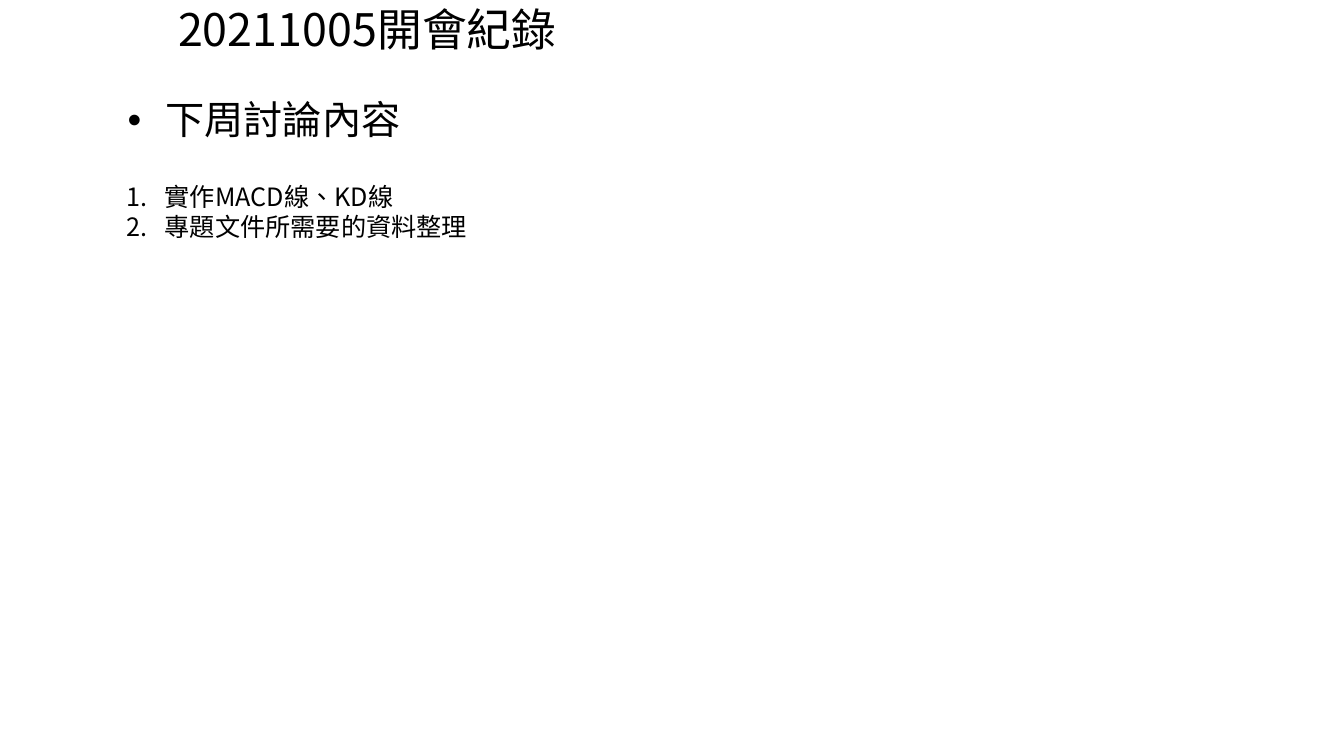
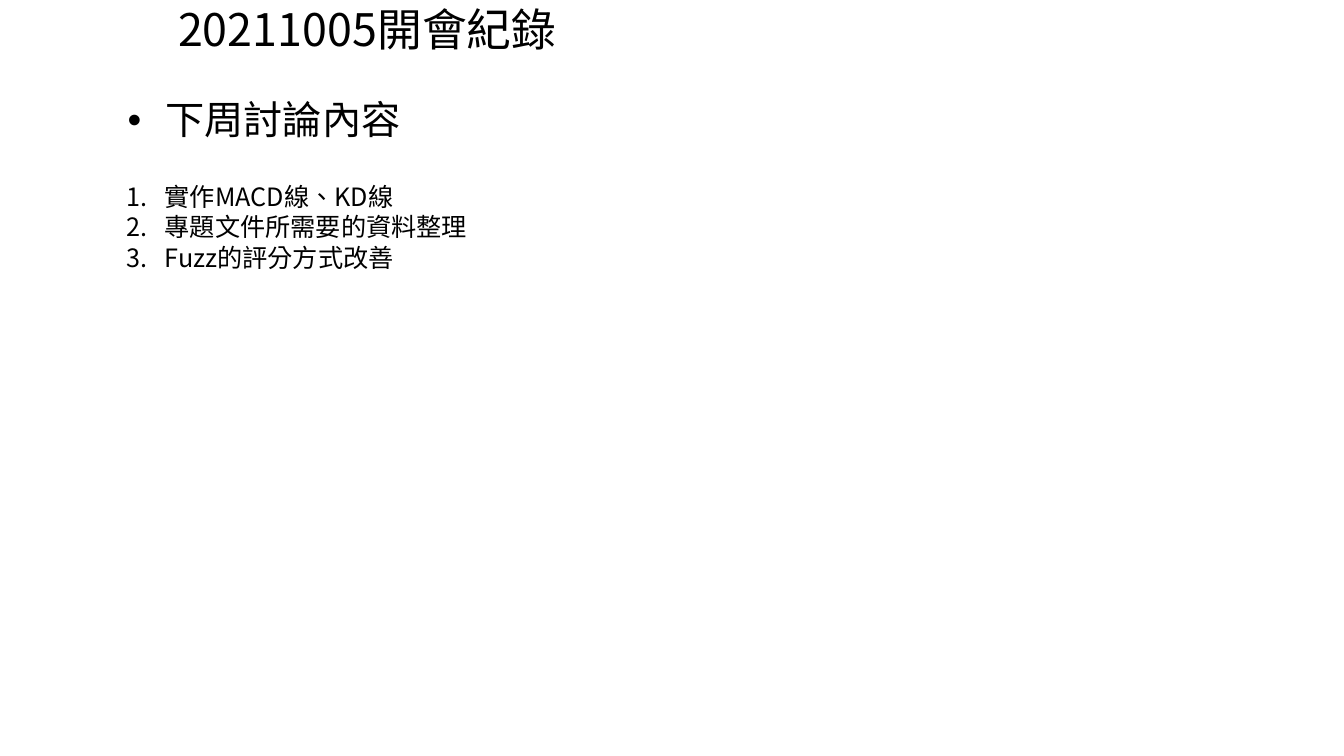
Before and after one commit to ClarkFu-1231/NTUBIMD_Topic, a slide deck: slide 2 of PPT/開會紀錄/20211005開會紀錄.pptx. Drawn at 1344x756 pixels with LibreOffice and Linux fonts; fonts in the diff are those of the drawing. Boxes give left, top, right and bottom in pixels: in the first picture for what was removed or moved away, otherwise in the second. Text is boxed around its words. In the diff, an @@ line names an element or a change of style, - is before the commit and + after.

Commit message:
開會紀錄

```diff
--- a/PPT/開會紀錄/20211005開會紀錄.pptx
+++ b/PPT/開會紀錄/20211005開會紀錄.pptx
@@ text at [165,245,394,269]: paragraph added @@
+3. Fuzz的評分方式改善
```
